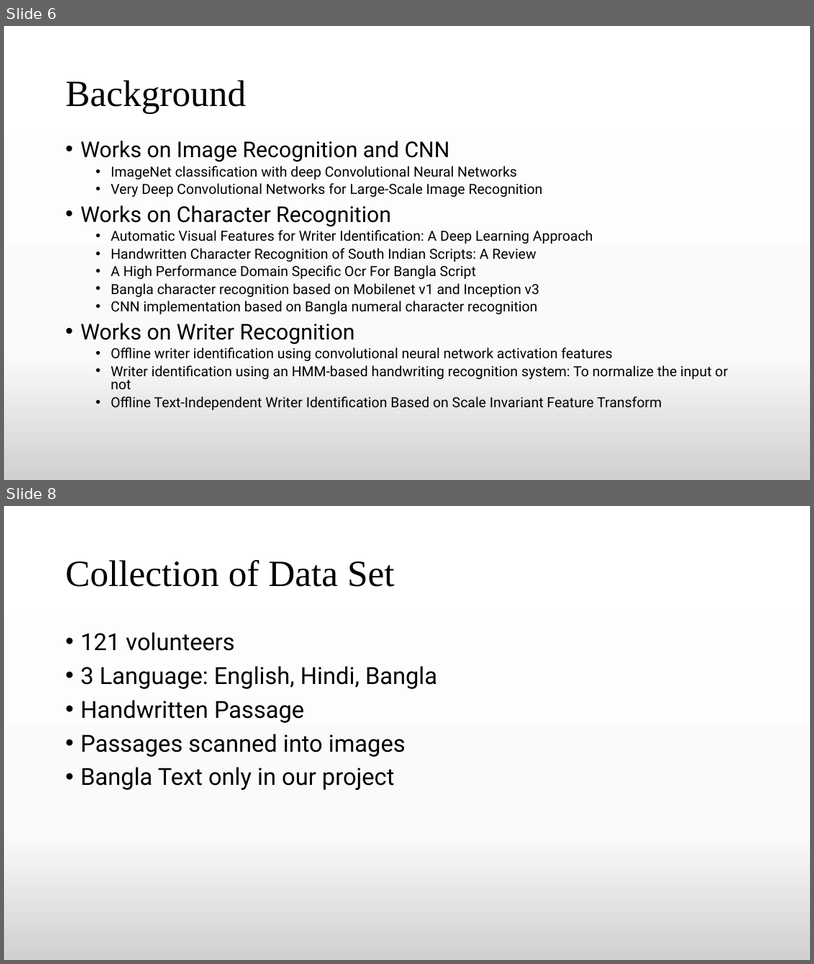
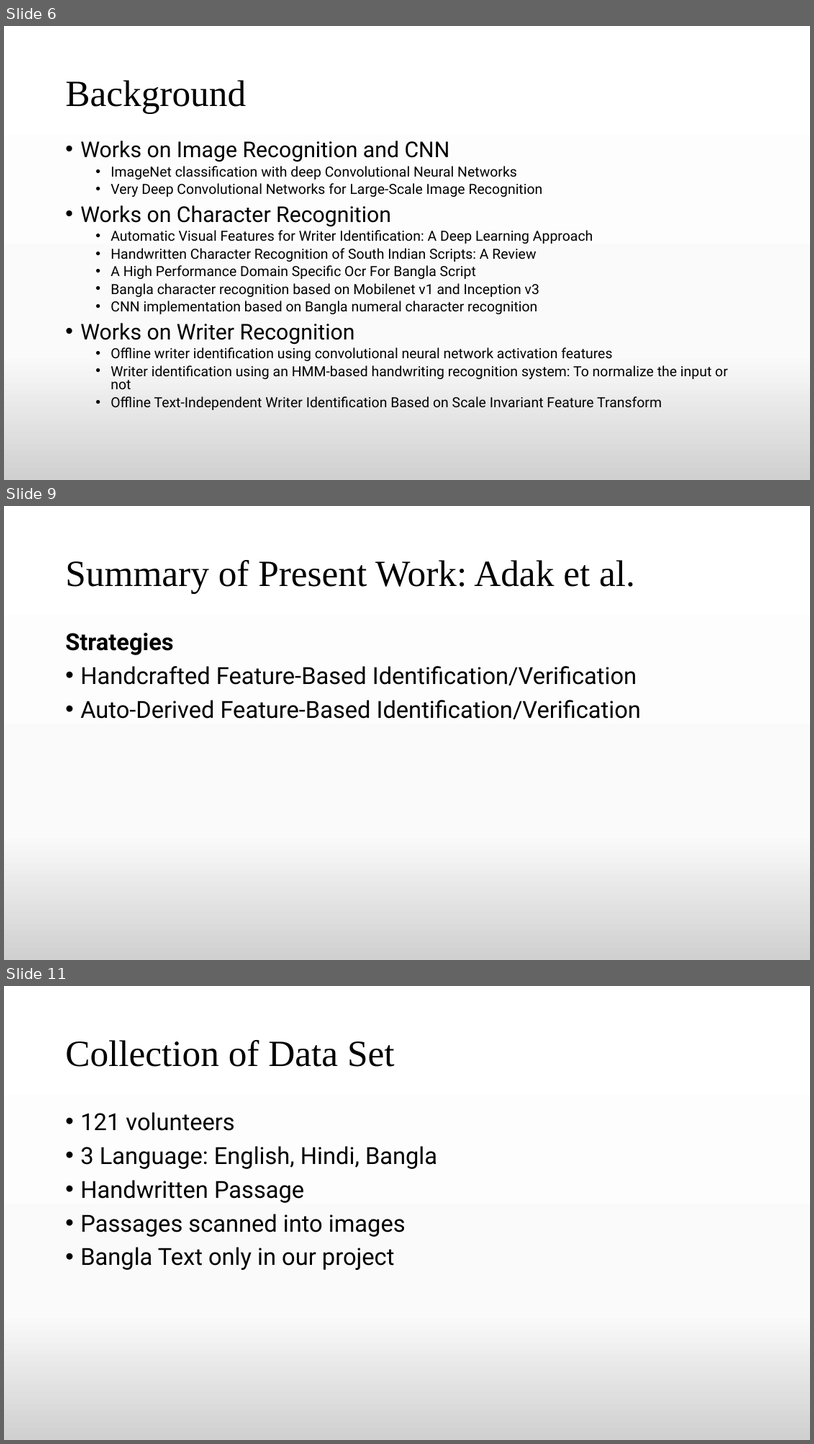
Before and after one commit to TheAnonymousMan/local-language-recognition-gcelt-class-2021, a slide deck: Documentation/4th Year Project Presentation.pptx. Shown one above the other, each under a label of ours: slides 6 and 8 before the commit, slides 6, 9 and 11 after it; the slides between them are not shown. The pictures are 814x964 and 814x1444 pixels, drawn with LibreOffice and Linux fonts; fonts in the diff are those of the drawing. Boxes give left, top, right and bottom in pixels: in the first picture for what was removed or moved away, otherwise in the second. Text is boxed around its words. In the diff, an @@ line names an element or a change of style, - is before the commit and + after.

```diff
--- a/Documentation/4th Year Project Presentation.pptx
+++ b/Documentation/4th Year Project Presentation.pptx
@@ slide 9 added at <box>4,506,810,960</box>, background gradient #FFFFFF to #FBFBFB to #D1D1D1 @@
@@ title added at <box>65,560,635,593</box>, 44 pt, text #000000 @@
+Summary of Present Work: Adak et al.
@@ text added at <box>65,633,641,719</box>, 28 pt, text #000000 @@
+Strategies
+• Handcrafted Feature-Based Identification/Verification
+• Auto-Derived Feature-Based Identification/Verification
@@ what was slide 8 is now slide 11 @@
```
Also in this commit, not shown: 1 slide changed, 2 other slides added, 2 other files.
